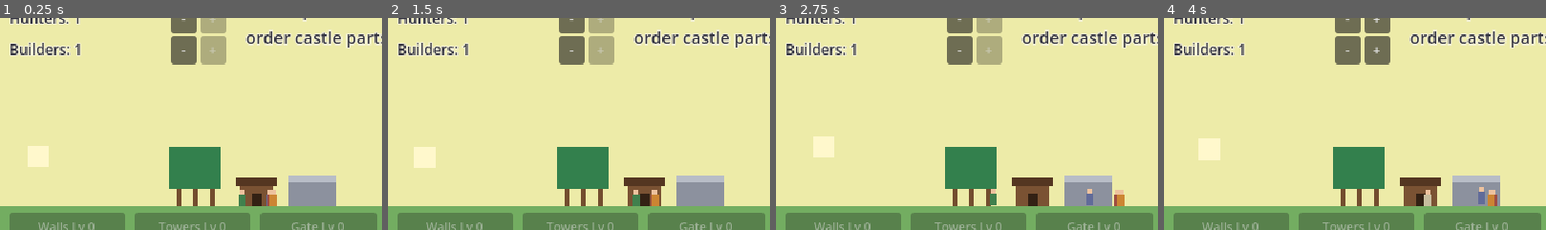
Above: before the commit, frames 1-4 (left to right).
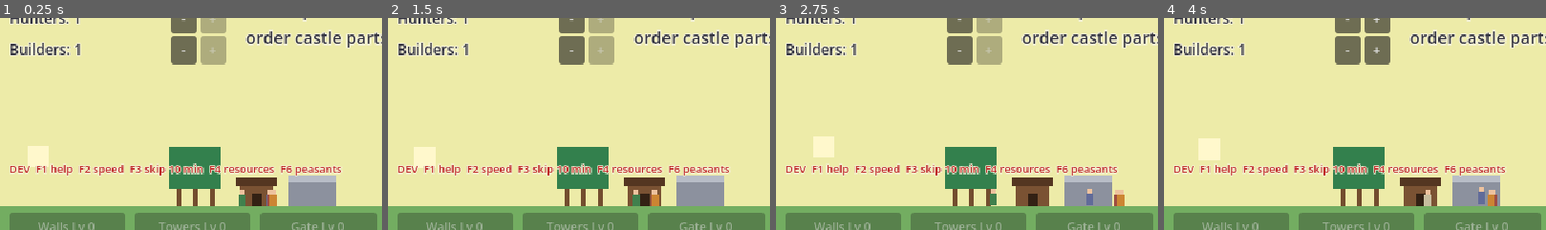
Above: after the commit, the same moments.

Repository: henrikmoepe-del/basebygger
Game: Godot game, scene res://scenes/main.tscn
Two runs of this game, one before a commit and one after it. Both use one fixed random seed, a clock stepped at 60 frames per second and the inputs below.
Inputs:
- Up to frame 1 (0.25 s): no input
- Up to frame 2 (1.5 s): click "New game" at 0.5 s; click "Sure? Press again" at 1.25 s
- Up to frame 3 (2.75 s): click "New game" at 2 s
- Up to frame 4 (4 s): click "Sure? Press again" at 2.75 s; click "-" at 3.5 s
The pictures show only the part of the screen within x 0-50%, y 30-80%; the shares and areas given below are measured in that part.

The runs differ from the first frame. In frame 1, 2.7% of the frame differs, in the area x 2-90%, y 68-75%; in frame 2, 2.7%; in frame 3, 2.8%; in frame 4, 2.8%.

Commit message:
Add mouse-wheel zoom and developer shortcuts
The mouse wheel zooms out in two steps, far enough to see the whole
world at once. When run from the editor, F2 cycles game speed (up to
x50), F3 skips ten minutes, F4 adds resources and renown, F6 adds
peasants, and F1 hides the reminder line.

Co-Authored-By: Claude Opus 5.5 <noreply@anthropic.com>

Diff:
--- a/scenes/main.tscn
+++ b/scenes/main.tscn
@@ -9,6 +9,7 @@
 [ext_resource type="Script" path="res://scripts/sky.gd" id="8_sky"]
 [ext_resource type="Script" path="res://scripts/raiders.gd" id="9_raiders"]
 [ext_resource type="Script" path="res://scripts/camera.gd" id="10_camera"]
+[ext_resource type="Script" path="res://scripts/dev_tools.gd" id="11_dev"]
 
 [node name="Main" type="Node2D"]
 
@@ -29,10 +30,10 @@
 world_tint = NodePath("../../WorldTint")
 
 [node name="Ground" type="ColorRect" parent="."]
-offset_left = -900.0
+offset_left = -1400.0
 offset_top = 270.0
-offset_right = 1500.0
-offset_bottom = 360.0
+offset_right = 2000.0
+offset_bottom = 800.0
 mouse_filter = 2
 color = Color(0.45, 0.68, 0.38, 1)
 
@@ -67,6 +68,9 @@
 position = Vector2(0, 270)
 script = ExtResource("9_raiders")
 
+[node name="DevTools" type="CanvasLayer" parent="."]
+script = ExtResource("11_dev")
+
 [node name="HUD" type="CanvasLayer" parent="."]
 script = ExtResource("2_hud")
 
--- a/scripts/camera.gd
+++ b/scripts/camera.gd
@@ -1,18 +1,25 @@
 extends Camera2D
 ## Lets the player look around the world, which is wider than the screen:
-## drag with the mouse, or hold A/D or the arrow keys.
+## drag with the mouse, or hold A/D or the arrow keys. The mouse wheel zooms.
 
 const KEY_SPEED := 300.0
 const SCREEN_SIZE := Vector2(640, 360)
+## The ground line's height on screen stays put while zooming.
+const GROUND_Y := 270.0
+## Zoom steps, from closest to furthest out.
+const ZOOM_LEVELS := [1.0, 0.75, 0.5]
 
 ## The left and right edges of the world.
 @export var world_left := -400.0
 @export var world_right := 640.0
 
+var _zoom_index := 0
+
 
 func _ready() -> void:
 	# Start on the castle side, showing what the screen showed before the world grew.
-	position = Vector2(world_right - SCREEN_SIZE.x / 2, SCREEN_SIZE.y / 2)
+	position.x = world_right - SCREEN_SIZE.x / 2
+	_apply_zoom()
 
 
 func _process(delta: float) -> void:
@@ -28,9 +35,28 @@
 func _unhandled_input(event: InputEvent) -> void:
 	# Dragging anywhere that isn't a button slides the view.
 	if event is InputEventMouseMotion and event.button_mask != 0:
-		_move(-event.relative.x)
+		_move(-event.relative.x / zoom.x)
+	elif event is InputEventMouseButton and event.pressed:
+		if event.button_index == MOUSE_BUTTON_WHEEL_DOWN:
+			_zoom_index = mini(_zoom_index + 1, ZOOM_LEVELS.size() - 1)
+			_apply_zoom()
+		elif event.button_index == MOUSE_BUTTON_WHEEL_UP:
+			_zoom_index = maxi(_zoom_index - 1, 0)
+			_apply_zoom()
+
+
+func _apply_zoom() -> void:
+	var level: float = ZOOM_LEVELS[_zoom_index]
+	zoom = Vector2(level, level)
+	# Keep the ground three quarters of the way down the screen at every zoom.
+	position.y = GROUND_Y - SCREEN_SIZE.y / level / 4.0
+	_move(0.0)
 
 
 func _move(amount: float) -> void:
-	var half := SCREEN_SIZE.x / 2
-	position.x = clampf(position.x + amount, world_left + half, world_right - half)
+	var half := SCREEN_SIZE.x / zoom.x / 2
+	if half * 2 >= world_right - world_left:
+		# Zoomed out past the whole world: keep it centred.
+		position.x = (world_left + world_right) / 2
+	else:
+		position.x = clampf(position.x + amount, world_left + half, world_right - half)
--- /dev/null
+++ b/scripts/dev_tools.gd
@@ -0,0 +1,58 @@
+extends CanvasLayer
+## Developer shortcuts for testing, so the game doesn't have to be played
+## from the start every time. They only work when the game is run from the
+## Godot editor (a debug build), never in an exported game.
+##
+##   F1  show or hide this list
+##   F2  game speed: x1 -> x5 -> x20 -> x50 -> x1
+##   F3  skip 10 minutes (resources from current income; the build job finishes)
+##   F4  +1000 wood, stone and food, +20 renown
+##   F6  +5 idle peasants (ignores the housing limit)
+
+const SPEEDS := [1.0, 5.0, 20.0, 50.0]
+const SKIP_SECONDS := 600.0
+const HELP := "DEV  F1 help  F2 speed  F3 skip 10 min  F4 resources  F6 peasants"
+
+var _speed_index := 0
+var _label := Label.new()
+
+
+func _ready() -> void:
+	if not OS.is_debug_build():
+		queue_free()
+		return
+	layer = 10
+	_label.position = Vector2(8, 232)
+	_label.add_theme_font_size_override("font_size", 9)
+	_label.add_theme_color_override("font_color", Color(0.75, 0.15, 0.15))
+	_label.add_theme_constant_override("outline_size", 3)
+	_label.add_theme_color_override("font_outline_color", Color(0.96, 0.95, 0.85))
+	_label.text = HELP
+	add_child(_label)
+
+
+func _unhandled_key_input(event: InputEvent) -> void:
+	if not event.pressed or event.echo:
+		return
+	match event.keycode:
+		KEY_F1:
+			_label.visible = not _label.visible
+		KEY_F2:
+			_speed_index = (_speed_index + 1) % SPEEDS.size()
+			Engine.time_scale = SPEEDS[_speed_index]
+			_label.text = HELP if _speed_index == 0 else "%s   [speed x%d]" % [HELP, SPEEDS[_speed_index]]
+		KEY_F3:
+			GameState.dev_skip(SKIP_SECONDS)
+		KEY_F4:
+			for type: String in GameState.resources:
+				GameState.resources[type] += 1000
+			GameState.renown += 20
+			GameState.resources_changed.emit()
+			GameState.skills_changed.emit()
+		KEY_F6:
+			GameState.peasants += 5
+			GameState.peasants_changed.emit()
+
+
+func _exit_tree() -> void:
+	Engine.time_scale = 1.0
--- a/scripts/game_state.gd
+++ b/scripts/game_state.gd
@@ -628,6 +628,30 @@
 ## Seconds of hammering one builder does per second.
 func hammer_rate() -> float:
 	return (1.0 + skill_total("hammer")) * work_mult()
+
+
+# --- Developer tools ---
+
+## Jumps the game forward for testing (see dev_tools.gd). It is an estimate,
+## not a real simulation: gatherers bring in what they currently earn per
+## second, the days tick over (with meals), and the building job finishes.
+func dev_skip(seconds: float) -> void:
+	for type: String in income_rate:
+		resources[type] += int(income_rate[type] * seconds)
+	var total := day_time + seconds
+	var days_passed := int(total / DAY_LENGTH)
+	day_time = fmod(total, DAY_LENGTH)
+	for i in days_passed:
+		day += 1
+		_eat()
+	if job_part != "":
+		job_hauled = job_units
+		job_claimed = job_units
+		job_work = job_work_total
+		_finish_job()
+	resources_changed.emit()
+	job_progress_changed.emit()
+	announced.emit("DEV: skipped %d minutes" % roundi(seconds / 60))
 
 
 # --- Save and load ---
Not shown, added: scripts/camera.gd.uid
Not shown, added: scripts/cook.gd.uid
Not shown, added: scripts/forester.gd.uid
Not shown, added: scripts/gatherer.gd.uid
Not shown, added: scripts/job_data.gd.uid
Not shown, added: scripts/raiders.gd.uid
Not shown, added: scripts/sky.gd.uid
Not shown, added: scripts/soldier.gd.uid
Not shown, added: scripts/worker.gd.uid
Not shown, added: scripts/workers.gd.uid
